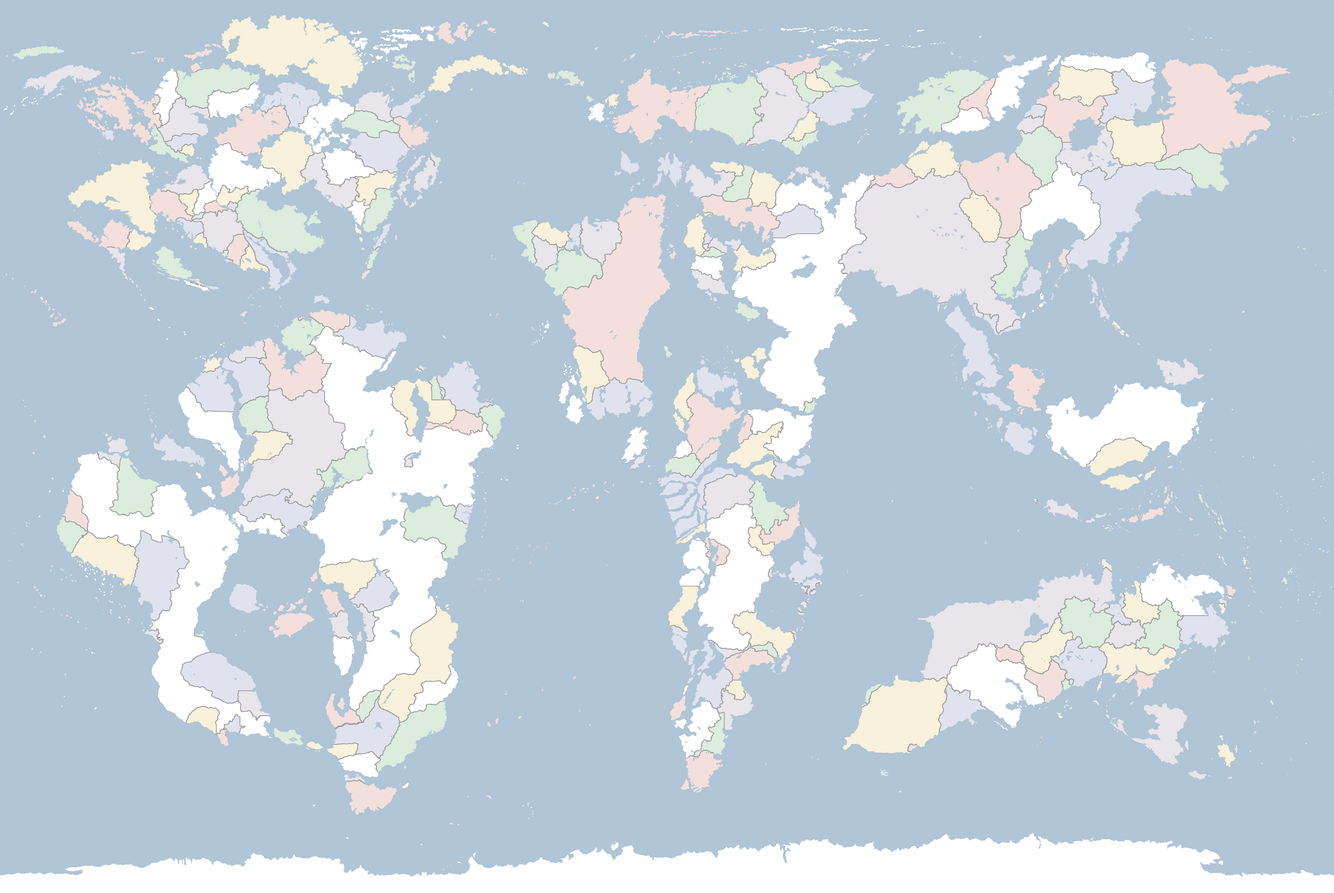
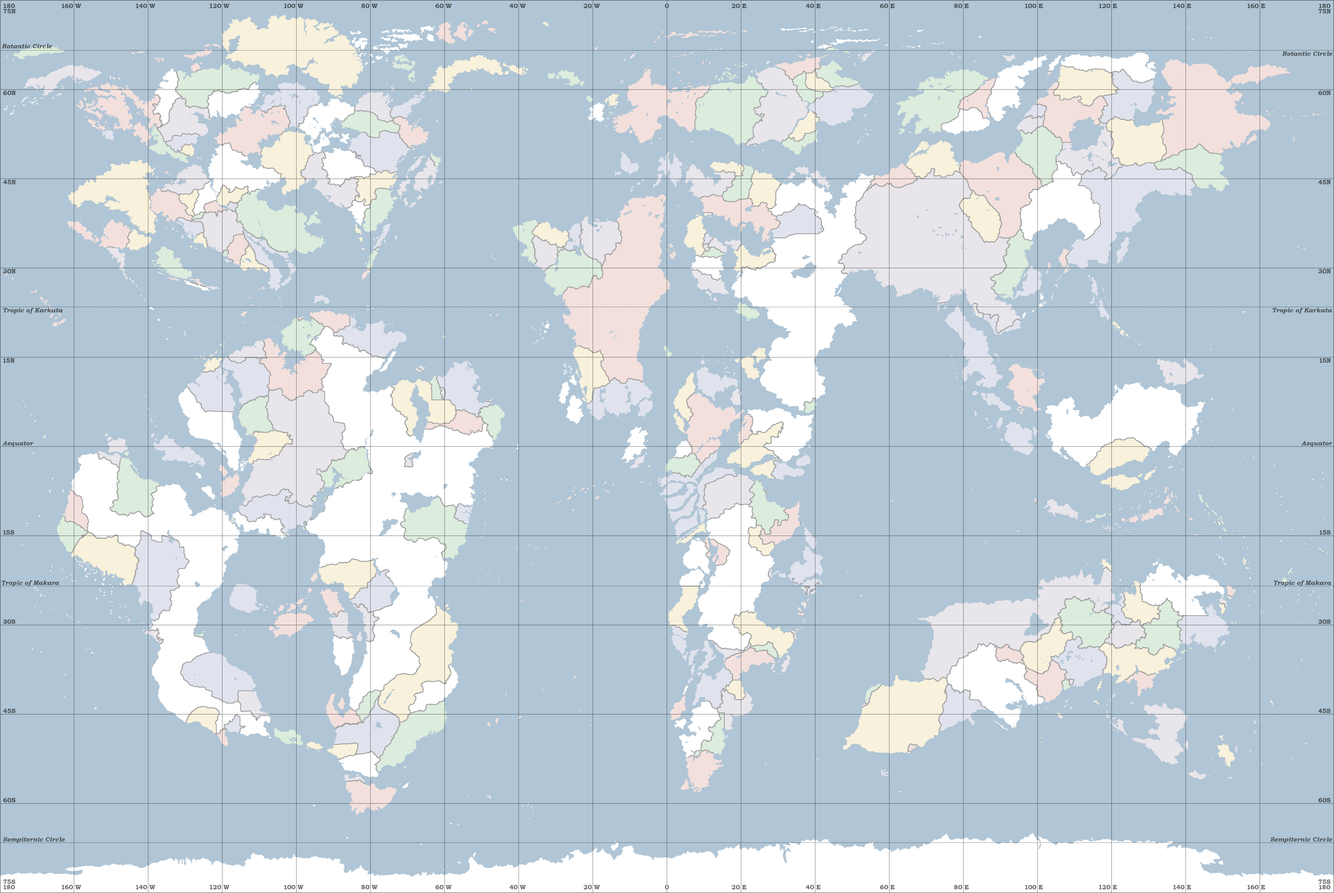
Layer changes from the first w=1334, h=893 image to the second:
added layer "Pasted Layer" (60%) above "Base" over [0, 0, 1334, 893]
